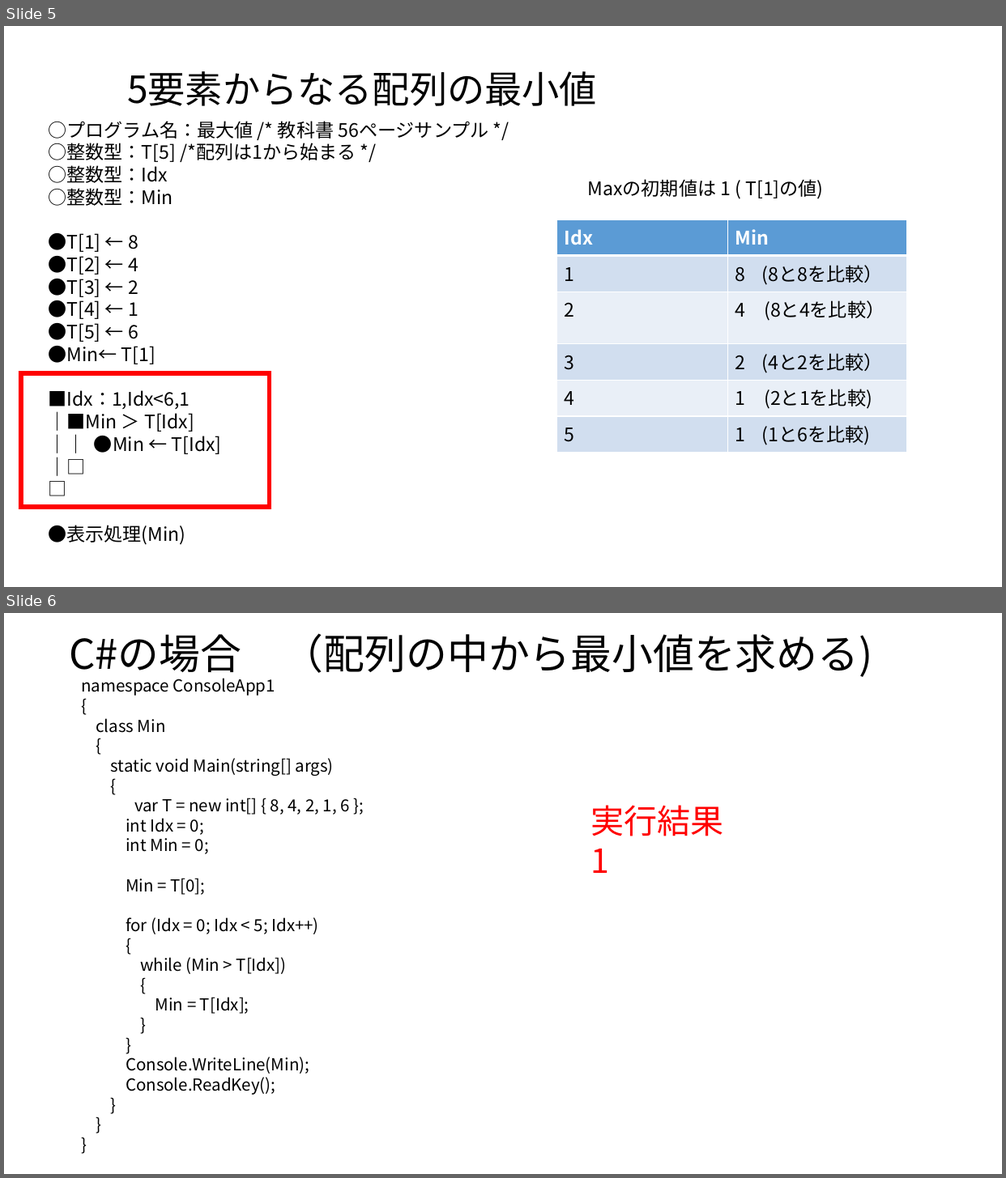
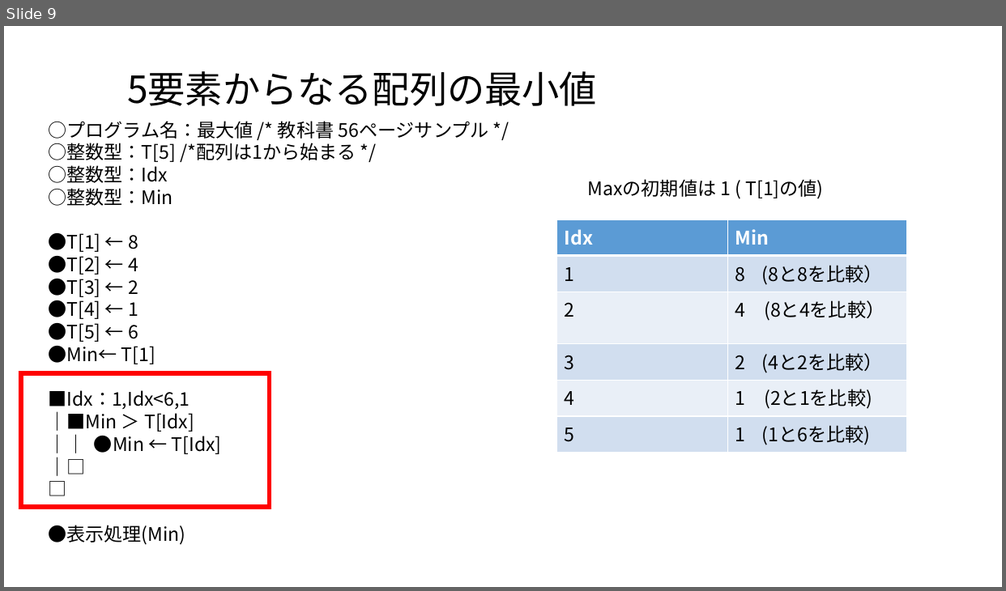
Before and after one commit to masakage/algorithm, a slide deck: docs/第8回最大値最小値を求めるアルゴリズム.pptx. Shown one above the other, each under a label of ours: slides 5 and 6 before the commit, slide 9 after it. The pictures are 1006x1178 and 1006x591 pixels, drawn with LibreOffice and Linux fonts; fonts in the diff are those of the drawing. Boxes give left, top, right and bottom in pixels: in the first picture for what was removed or moved away, otherwise in the second. Text is boxed around its words. In the diff, an @@ line names an element or a change of style, - is before the commit and + after.

```diff
--- a/docs/第8回最大値最小値を求めるアルゴリズム.pptx
+++ b/docs/第8回最大値最小値を求めるアルゴリズム.pptx
@@ slide 6 removed at (4,613,1002,1174), background #FFFFFF @@
@@ title removed at (69,633,873,680) @@
-C#の場合 （配列の中から最小値を求める)
@@ text removed at (81,678,349,1095) @@
-namespace ConsoleApp1
-{
-class Min
-{
-static void Main(string[] args)
-{
-var T = new int[] { 8, 4, 2, 1, 6 };
-int Idx = 0;
-int Min = 0;
-Min = T[0];
-for (Idx = 0; Idx < 5; Idx++)
-{
-while (Min > T[Idx])
-{
-Min = T[Idx];
-}
-}
-Console.WriteLine(Min);
-Console.ReadKey();
-}
-}
-}
@@ text removed at (590,805,723,873) @@
-実行結果
-1
@@ what was slide 5 is now slide 9 @@
```
Also in this commit, not shown: 2 slides changed, 4 slides added.
